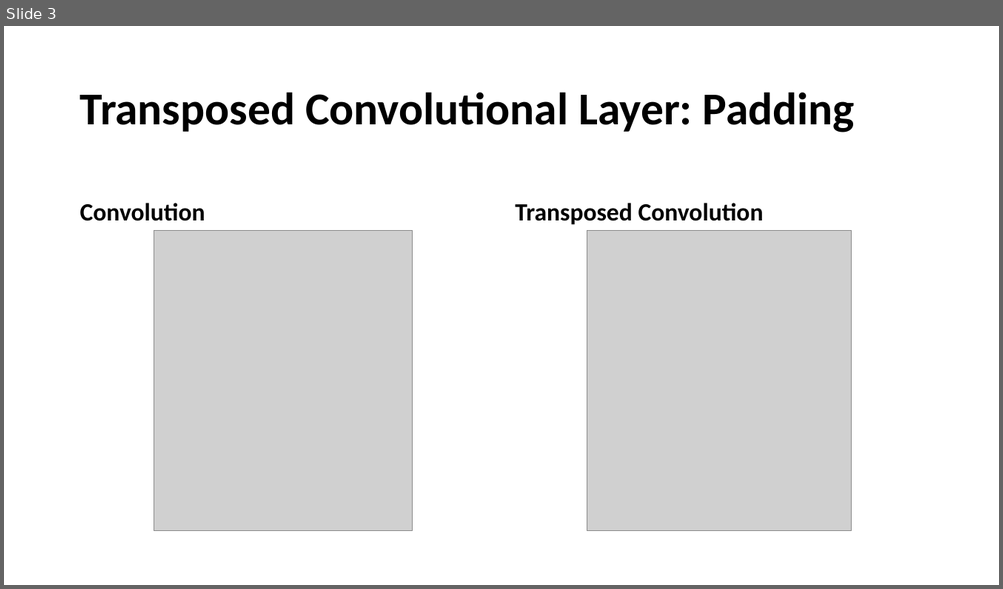
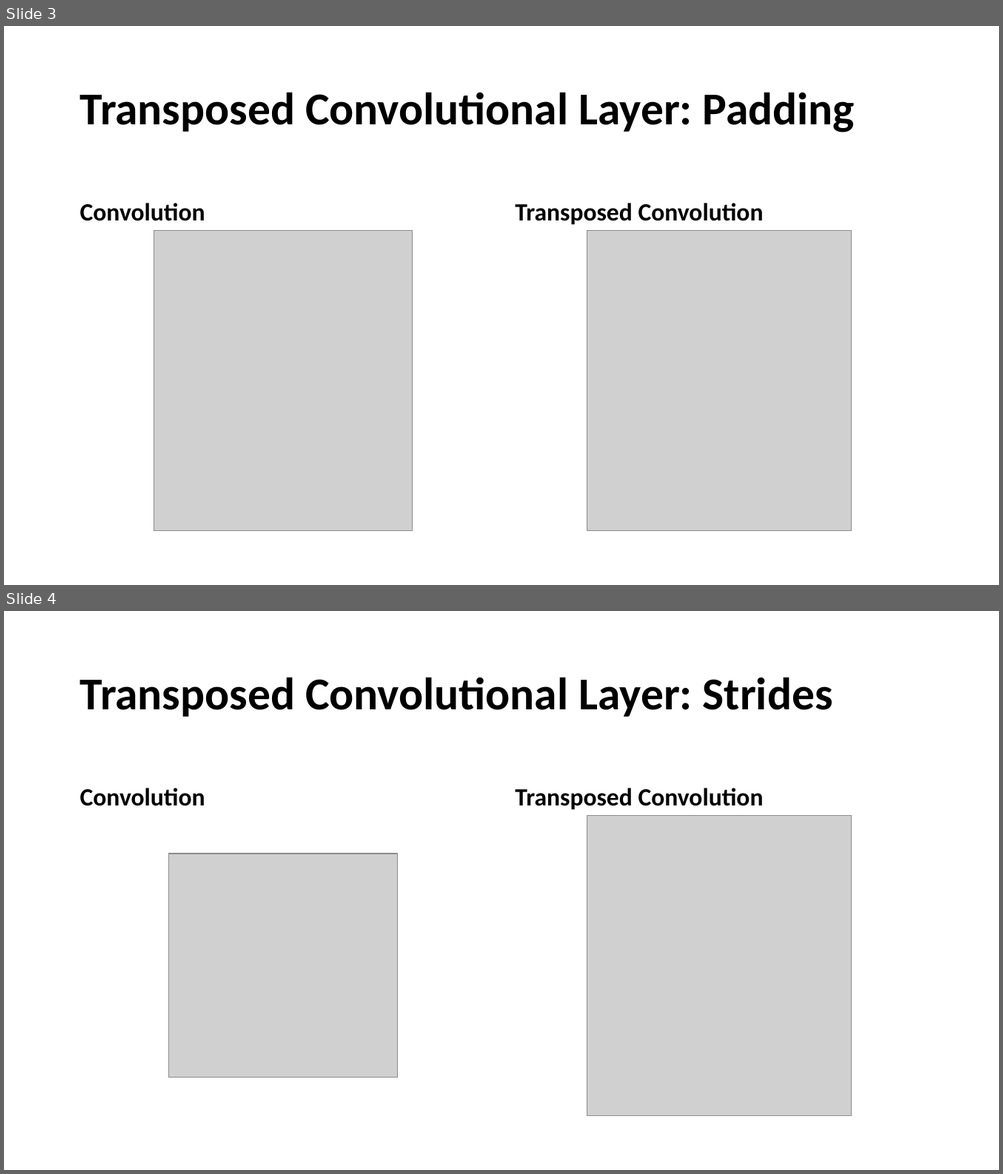
Before and after one commit to MICS-Lab/DeepLearningCourse, a slide deck: Slides_7.pptx. Shown one above the other, each under a label of ours: slide 3 before the commit, slides 3 and 4 after it. The pictures are 1003x589 and 1003x1174 pixels, drawn with LibreOffice and Linux fonts; fonts in the diff are those of the drawing; grey boxes stand for pictures. Boxes give left, top, right and bottom in pixels: in the first picture for what was removed or moved away, otherwise in the second. Text is boxed around its words. In the diff, an @@ line names an element or a change of style, - is before the commit and + after.

Commit message:
transposed convolution: strides

```diff
--- a/Slides_7.pptx
+++ b/Slides_7.pptx
@@ slide 4 added at <box>4,611,999,1170</box>, background #FFFFFF @@
@@ title added at <box>80,677,833,717</box>, 44 pt, text #000000, bold @@
+Transposed Convolutional Layer: Strides
@@ text added at <box>80,788,205,806</box>, 24 pt, text #000000, bold @@
+Convolution
@@ text added at <box>515,788,763,810</box>, 24 pt, text #000000, bold @@
+Transposed Convolution
@@ picture added at <box>586,815,851,1116</box> @@
@@ picture added at <box>169,854,397,1077</box> @@
```
